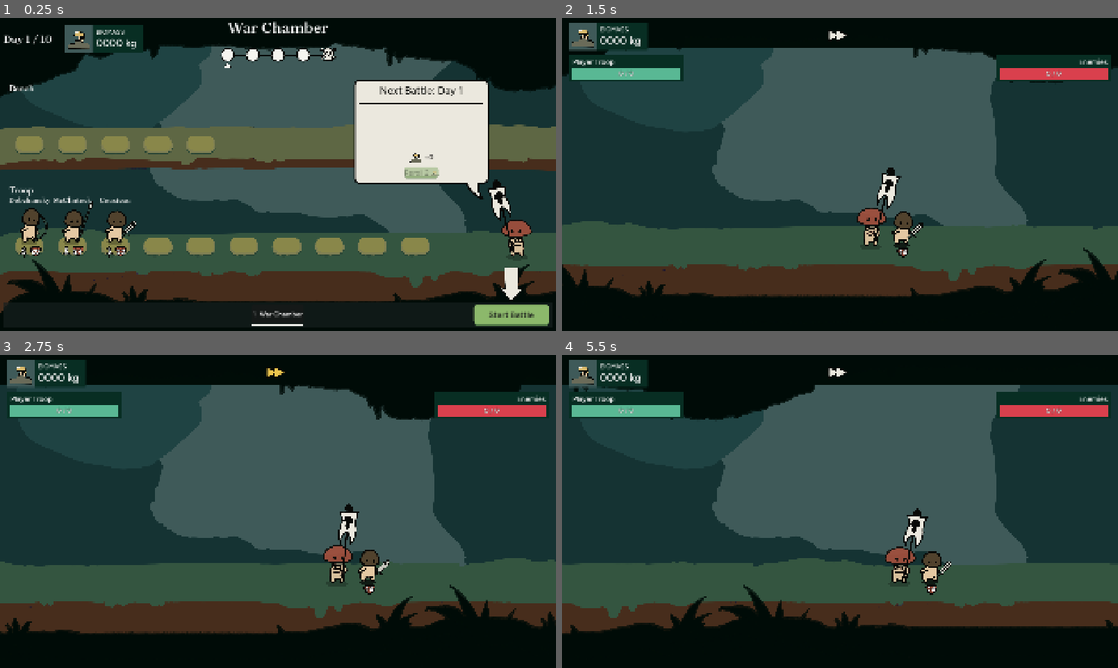
Above: before the commit, frames 1-4 (two rows, left to right).
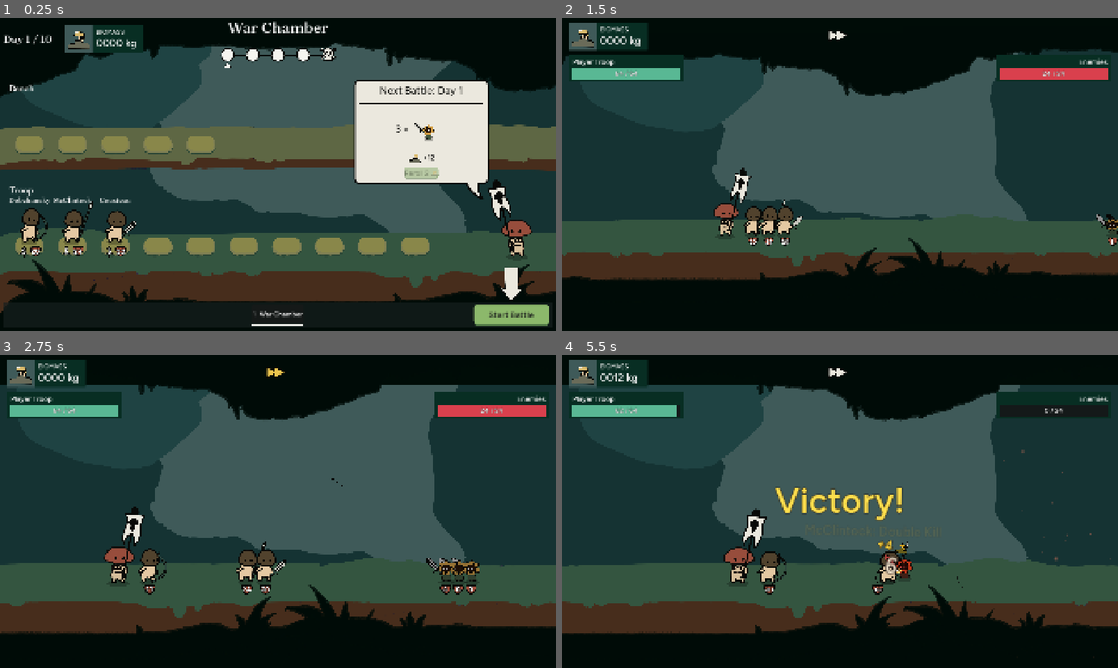
Above: after the commit, the same moments.

Repository: stonecauldron/mycelium-prototype
Game: Godot game, scene res://assets/base/base.tscn
Two runs of this game, one before a commit and one after it. Both use one fixed random seed, a clock stepped at 60 frames per second and the inputs below.
Inputs (mouse positions are in pixels of both pictures, inside the frame that each line leads up to):
- Up to frame 1 (0.25 s): no input
- Up to frame 2 (1.5 s): click "Start Battle" at 0.5 s; click (840, 36) at 1.25 s
- Up to frame 3 (2.75 s): click (278, 373) at 2 s
- Up to frame 4 (5.5 s): click (840, 373) at 2.75 s; tap Enter at 3.5 s; move the mouse to (962, 495) at 3.52 s; tap P at 3.6 s; click (962, 495) at 3.67 s; drag from (728, 527) to (901, 564) at 4.27 s; move the mouse to (895, 442) at 5.02 s; tap 2 at 5.1 s; click (895, 442) at 5.17 s

The runs differ from the first frame. In frame 1, 0.2% of the frame differs, in the area x 64-88%, y 33-54%; in frame 2, 19%, in the area x 0-100%, y 9-90%; in frame 3, 12%; in frame 4, 14%.
Error before the commit: Out of bounds get index '0' (on base: 'Array') (res://assets/base/troop_selection/enemy_composer.gd:167)

Commit message:
Update enemy asset paths after per-folder move.
Co-authored-by: Cursor <cursoragent@cursor.com>

Diff:
--- a/assets/base/troop_selection/enemy_composer.gd
+++ b/assets/base/troop_selection/enemy_composer.gd
@@ -9,16 +9,16 @@
 const _MIDPOINT_SAMPLE_COUNT := 8
 
 const _ENEMY_UNIT_PATHS: Array[String] = [
-	"res://assets/units/enemies/grunt_unit.tres",
-	"res://assets/units/enemies/piker_unit.tres",
-	"res://assets/units/enemies/archer_unit.tres",
-	"res://assets/units/enemies/bulwark_unit.tres",
-	"res://assets/units/enemies/great_sword_unit.tres",
-	"res://assets/units/enemies/giant_hammer_unit.tres",
-	"res://assets/units/enemies/great_shield_unit.tres",
-	"res://assets/units/enemies/umbrella_unit.tres",
-	"res://assets/units/enemies/mortar_unit.tres",
-	"res://assets/units/enemies/knight_unit.tres",
+	"res://assets/units/enemies/grunt/grunt_unit.tres",
+	"res://assets/units/enemies/piker/piker_unit.tres",
+	"res://assets/units/enemies/archer/archer_unit.tres",
+	"res://assets/units/enemies/bulwark/bulwark_unit.tres",
+	"res://assets/units/enemies/great_sword/great_sword_unit.tres",
+	"res://assets/units/enemies/giant_hammer/giant_hammer_unit.tres",
+	"res://assets/units/enemies/great_shield/great_shield_unit.tres",
+	"res://assets/units/enemies/umbrella/umbrella_unit.tres",
+	"res://assets/units/enemies/mortar/mortar_unit.tres",
+	"res://assets/units/enemies/knight/knight_unit.tres",
 ]
 
 const _ARCHETYPE_SHARES := {
--- a/assets/combat/combat_sandbox/combat_sandbox.gd
+++ b/assets/combat/combat_sandbox/combat_sandbox.gd
@@ -21,16 +21,16 @@
 const _MORTAR_WEAPON := preload("res://assets/weapons/mortar/mortar.tres")
 const _GIANT_HORN_WEAPON := preload("res://assets/weapons/giant_horn/giant_horn.tres")
 
-const _GRUNT_ENEMY := preload("res://assets/units/enemies/grunt_unit.tres")
-const _PIKER_ENEMY := preload("res://assets/units/enemies/piker_unit.tres")
-const _ARCHER_ENEMY := preload("res://assets/units/enemies/archer_unit.tres")
-const _BULWARK_ENEMY := preload("res://assets/units/enemies/bulwark_unit.tres")
-const _CLEAVER_ENEMY := preload("res://assets/units/enemies/great_sword_unit.tres")
-const _CRUSHER_ENEMY := preload("res://assets/units/enemies/giant_hammer_unit.tres")
-const _BASTION_ENEMY := preload("res://assets/units/enemies/great_shield_unit.tres")
-const _CANOPY_ENEMY := preload("res://assets/units/enemies/umbrella_unit.tres")
-const _LOBBER_ENEMY := preload("res://assets/units/enemies/mortar_unit.tres")
-const _KNIGHT_ENEMY := preload("res://assets/units/enemies/knight_unit.tres")
+const _GRUNT_ENEMY := preload("res://assets/units/enemies/grunt/grunt_unit.tres")
+const _PIKER_ENEMY := preload("res://assets/units/enemies/piker/piker_unit.tres")
+const _ARCHER_ENEMY := preload("res://assets/units/enemies/archer/archer_unit.tres")
+const _BULWARK_ENEMY := preload("res://assets/units/enemies/bulwark/bulwark_unit.tres")
+const _CLEAVER_ENEMY := preload("res://assets/units/enemies/great_sword/great_sword_unit.tres")
+const _CRUSHER_ENEMY := preload("res://assets/units/enemies/giant_hammer/giant_hammer_unit.tres")
+const _BASTION_ENEMY := preload("res://assets/units/enemies/great_shield/great_shield_unit.tres")
+const _CANOPY_ENEMY := preload("res://assets/units/enemies/umbrella/umbrella_unit.tres")
+const _LOBBER_ENEMY := preload("res://assets/units/enemies/mortar/mortar_unit.tres")
+const _KNIGHT_ENEMY := preload("res://assets/units/enemies/knight/knight_unit.tres")
 
 const _WEAPON_OPTIONS: Array[Dictionary] = [
 	{"name": "Sword", "weapon": _SWORD_WEAPON},
--- a/assets/units/enemies/archer/archer_appearance.tscn
+++ b/assets/units/enemies/archer/archer_appearance.tscn
@@ -1,7 +1,7 @@
 [gd_scene format=3 uid="uid://c21yc8557m1ec"]
 
 [ext_resource type="Script" uid="uid://nqw7ixv3u2we" path="res://assets/units/unit_appearance.gd" id="1_root"]
-[ext_resource type="Texture2D" uid="uid://c0gskmmen7dp7" path="res://assets/units/enemies/archer.png" id="2_tex"]
+[ext_resource type="Texture2D" uid="uid://c0gskmmen7dp7" path="res://assets/units/enemies/archer/archer.png" id="2_tex"]
 [ext_resource type="Script" uid="uid://dk024gkwu740b" path="res://assets/components/hurtbox_component.gd" id="3_hurtbox"]
 
 [sub_resource type="Animation" id="Animation_idle"]
--- a/assets/units/enemies/archer/archer_unit.tres
+++ b/assets/units/enemies/archer/archer_unit.tres
@@ -2,8 +2,8 @@
 
 [ext_resource type="Script" uid="uid://cou2fgplywkx5" path="res://assets/units/enemies/enemy_unit_data.gd" id="1_data"]
 [ext_resource type="Script" uid="uid://bnh01kb4dohye" path="res://assets/units/combat_profile.gd" id="2_combat"]
-[ext_resource type="Texture2D" uid="uid://c0gskmmen7dp7" path="res://assets/units/enemies/archer.png" id="3_icon"]
-[ext_resource type="PackedScene" uid="uid://c21yc8557m1ec" path="res://assets/units/enemies/archer_appearance.tscn" id="4_appear"]
+[ext_resource type="Texture2D" uid="uid://c0gskmmen7dp7" path="res://assets/units/enemies/archer/archer.png" id="3_icon"]
+[ext_resource type="PackedScene" uid="uid://c21yc8557m1ec" path="res://assets/units/enemies/archer/archer_appearance.tscn" id="4_appear"]
 [ext_resource type="PackedScene" uid="uid://c2tvvq5exk441" path="res://assets/weapons/bow/arrow_projectile.tscn" id="5_proj"]
 [ext_resource type="Resource" uid="uid://ru18fywxnj1u" path="res://assets/weapons/bow/bow.tres" id="6_held"]
 
--- a/assets/units/enemies/bulwark/bulwark_appearance.tscn
+++ b/assets/units/enemies/bulwark/bulwark_appearance.tscn
@@ -1,7 +1,7 @@
 [gd_scene format=3 uid="uid://c21yc8557m1ed"]
 
 [ext_resource type="Script" uid="uid://nqw7ixv3u2we" path="res://assets/units/unit_appearance.gd" id="1_root"]
-[ext_resource type="Texture2D" uid="uid://blpaigob18d4k" path="res://assets/units/enemies/bulwark.png" id="2_tex"]
+[ext_resource type="Texture2D" uid="uid://blpaigob18d4k" path="res://assets/units/enemies/bulwark/bulwark.png" id="2_tex"]
 [ext_resource type="Script" uid="uid://dk024gkwu740b" path="res://assets/components/hurtbox_component.gd" id="3_hurtbox"]
 
 [sub_resource type="Animation" id="Animation_idle"]
--- a/assets/units/enemies/bulwark/bulwark_unit.tres
+++ b/assets/units/enemies/bulwark/bulwark_unit.tres
@@ -2,8 +2,8 @@
 
 [ext_resource type="Script" uid="uid://cou2fgplywkx5" path="res://assets/units/enemies/enemy_unit_data.gd" id="1_data"]
 [ext_resource type="Script" uid="uid://bnh01kb4dohye" path="res://assets/units/combat_profile.gd" id="2_combat"]
-[ext_resource type="Texture2D" uid="uid://blpaigob18d4k" path="res://assets/units/enemies/bulwark.png" id="3_icon"]
-[ext_resource type="PackedScene" uid="uid://c21yc8557m1ed" path="res://assets/units/enemies/bulwark_appearance.tscn" id="4_appear"]
+[ext_resource type="Texture2D" uid="uid://blpaigob18d4k" path="res://assets/units/enemies/bulwark/bulwark.png" id="3_icon"]
+[ext_resource type="PackedScene" uid="uid://c21yc8557m1ed" path="res://assets/units/enemies/bulwark/bulwark_appearance.tscn" id="4_appear"]
 [ext_resource type="Resource" uid="uid://bh44l0hnhuw61" path="res://assets/weapons/shield/shield.tres" id="5_held"]
 
 [sub_resource type="Resource" id="Combat_bulwark"]
--- a/assets/units/enemies/giant_hammer/giant_hammer_appearance.tscn
+++ b/assets/units/enemies/giant_hammer/giant_hammer_appearance.tscn
@@ -1,7 +1,7 @@
 [gd_scene format=3 uid="uid://c21yenmygh002"]
 
 [ext_resource type="Script" uid="uid://nqw7ixv3u2we" path="res://assets/units/unit_appearance.gd" id="1_root"]
-[ext_resource type="Texture2D" uid="uid://bu6dy2c5vih0r" path="res://assets/units/enemies/giant_hammer.png" id="2_tex"]
+[ext_resource type="Texture2D" uid="uid://bu6dy2c5vih0r" path="res://assets/units/enemies/giant_hammer/giant_hammer.png" id="2_tex"]
 [ext_resource type="Script" uid="uid://dk024gkwu740b" path="res://assets/components/hurtbox_component.gd" id="3_hurtbox"]
 
 [sub_resource type="Animation" id="Animation_idle"]
--- a/assets/units/enemies/giant_hammer/giant_hammer_unit.tres
+++ b/assets/units/enemies/giant_hammer/giant_hammer_unit.tres
@@ -2,8 +2,8 @@
 
 [ext_resource type="Script" uid="uid://cou2fgplywkx5" path="res://assets/units/enemies/enemy_unit_data.gd" id="1_data"]
 [ext_resource type="Script" uid="uid://bnh01kb4dohye" path="res://assets/units/combat_profile.gd" id="2_combat"]
-[ext_resource type="Texture2D" uid="uid://bu6dy2c5vih0r" path="res://assets/units/enemies/giant_hammer.png" id="3_icon"]
-[ext_resource type="PackedScene" uid="uid://c21yenmygh002" path="res://assets/units/enemies/giant_hammer_appearance.tscn" id="4_appear"]
+[ext_resource type="Texture2D" uid="uid://bu6dy2c5vih0r" path="res://assets/units/enemies/giant_hammer/giant_hammer.png" id="3_icon"]
+[ext_resource type="PackedScene" uid="uid://c21yenmygh002" path="res://assets/units/enemies/giant_hammer/giant_hammer_appearance.tscn" id="4_appear"]
 [ext_resource type="Resource" uid="uid://cfbv1ohe8fsv5" path="res://assets/weapons/great_hammer/great_hammer.tres" id="5_held"]
 
 [sub_resource type="Resource" id="Combat_giant_hammer"]
--- a/assets/units/enemies/great_shield/great_shield_appearance.tscn
+++ b/assets/units/enemies/great_shield/great_shield_appearance.tscn
@@ -1,7 +1,7 @@
 [gd_scene format=3 uid="uid://c21yenmygsh03"]
 
 [ext_resource type="Script" uid="uid://nqw7ixv3u2we" path="res://assets/units/unit_appearance.gd" id="1_root"]
-[ext_resource type="Texture2D" uid="uid://chvbpw6d14s85" path="res://assets/units/enemies/great_shield.png" id="2_tex"]
+[ext_resource type="Texture2D" uid="uid://chvbpw6d14s85" path="res://assets/units/enemies/great_shield/great_shield.png" id="2_tex"]
 [ext_resource type="Script" uid="uid://dk024gkwu740b" path="res://assets/components/hurtbox_component.gd" id="3_hurtbox"]
 
 [sub_resource type="Animation" id="Animation_idle"]
--- a/assets/units/enemies/great_shield/great_shield_unit.tres
+++ b/assets/units/enemies/great_shield/great_shield_unit.tres
@@ -2,8 +2,8 @@
 
 [ext_resource type="Script" uid="uid://cou2fgplywkx5" path="res://assets/units/enemies/enemy_unit_data.gd" id="1_data"]
 [ext_resource type="Script" uid="uid://bnh01kb4dohye" path="res://assets/units/combat_profile.gd" id="2_combat"]
-[ext_resource type="Texture2D" uid="uid://chvbpw6d14s85" path="res://assets/units/enemies/great_shield.png" id="3_icon"]
-[ext_resource type="PackedScene" uid="uid://c21yenmygsh03" path="res://assets/units/enemies/great_shield_appearance.tscn" id="4_appear"]
+[ext_resource type="Texture2D" uid="uid://chvbpw6d14s85" path="res://assets/units/enemies/great_shield/great_shield.png" id="3_icon"]
+[ext_resource type="PackedScene" uid="uid://c21yenmygsh03" path="res://assets/units/enemies/great_shield/great_shield_appearance.tscn" id="4_appear"]
 [ext_resource type="Resource" uid="uid://dmug6lh8xurnq" path="res://assets/weapons/great_shield/great_shield.tres" id="5_held"]
 
 [sub_resource type="Resource" id="Combat_great_shield"]
--- a/assets/units/enemies/great_sword/great_sword_appearance.tscn
+++ b/assets/units/enemies/great_sword/great_sword_appearance.tscn
@@ -1,7 +1,7 @@
 [gd_scene format=3 uid="uid://c21yenmygs001"]
 
 [ext_resource type="Script" uid="uid://nqw7ixv3u2we" path="res://assets/units/unit_appearance.gd" id="1_root"]
-[ext_resource type="Texture2D" uid="uid://bt1lgtsug1dyo" path="res://assets/units/enemies/great_sword.png" id="2_tex"]
+[ext_resource type="Texture2D" uid="uid://bt1lgtsug1dyo" path="res://assets/units/enemies/great_sword/great_sword.png" id="2_tex"]
 [ext_resource type="Script" uid="uid://dk024gkwu740b" path="res://assets/components/hurtbox_component.gd" id="3_hurtbox"]
 
 [sub_resource type="Animation" id="Animation_idle"]
--- a/assets/units/enemies/great_sword/great_sword_unit.tres
+++ b/assets/units/enemies/great_sword/great_sword_unit.tres
@@ -2,8 +2,8 @@
 
 [ext_resource type="Script" uid="uid://cou2fgplywkx5" path="res://assets/units/enemies/enemy_unit_data.gd" id="1_data"]
 [ext_resource type="Script" uid="uid://bnh01kb4dohye" path="res://assets/units/combat_profile.gd" id="2_combat"]
-[ext_resource type="Texture2D" uid="uid://bt1lgtsug1dyo" path="res://assets/units/enemies/great_sword.png" id="3_icon"]
-[ext_resource type="PackedScene" uid="uid://c21yenmygs001" path="res://assets/units/enemies/great_sword_appearance.tscn" id="4_appear"]
+[ext_resource type="Texture2D" uid="uid://bt1lgtsug1dyo" path="res://assets/units/enemies/great_sword/great_sword.png" id="3_icon"]
+[ext_resource type="PackedScene" uid="uid://c21yenmygs001" path="res://assets/units/enemies/great_sword/great_sword_appearance.tscn" id="4_appear"]
 [ext_resource type="Resource" uid="uid://c4k3b8ta1842i" path="res://assets/weapons/great_sword/great_sword.tres" id="5_held"]
 
 [sub_resource type="Resource" id="Combat_great_sword"]
--- a/assets/units/enemies/grunt/grunt_appearance.tscn
+++ b/assets/units/enemies/grunt/grunt_appearance.tscn
@@ -1,7 +1,7 @@
 [gd_scene format=3 uid="uid://c21yc8557m1ea"]
 
 [ext_resource type="Script" uid="uid://nqw7ixv3u2we" path="res://assets/units/unit_appearance.gd" id="1_root"]
-[ext_resource type="Texture2D" uid="uid://dgaokaw1gdrlu" path="res://assets/units/enemies/grunt.png" id="2_tex"]
+[ext_resource type="Texture2D" uid="uid://dgaokaw1gdrlu" path="res://assets/units/enemies/grunt/grunt.png" id="2_tex"]
 [ext_resource type="Script" uid="uid://dk024gkwu740b" path="res://assets/components/hurtbox_component.gd" id="3_hurtbox"]
 
 [sub_resource type="Animation" id="Animation_idle"]
--- a/assets/units/enemies/grunt/grunt_unit.tres
+++ b/assets/units/enemies/grunt/grunt_unit.tres
@@ -2,8 +2,8 @@
 
 [ext_resource type="Script" uid="uid://cou2fgplywkx5" path="res://assets/units/enemies/enemy_unit_data.gd" id="1_data"]
 [ext_resource type="Script" uid="uid://bnh01kb4dohye" path="res://assets/units/combat_profile.gd" id="2_combat"]
-[ext_resource type="Texture2D" uid="uid://dgaokaw1gdrlu" path="res://assets/units/enemies/grunt.png" id="3_icon"]
-[ext_resource type="PackedScene" uid="uid://c21yc8557m1ea" path="res://assets/units/enemies/grunt_appearance.tscn" id="4_appear"]
+[ext_resource type="Texture2D" uid="uid://dgaokaw1gdrlu" path="res://assets/units/enemies/grunt/grunt.png" id="3_icon"]
+[ext_resource type="PackedScene" uid="uid://c21yc8557m1ea" path="res://assets/units/enemies/grunt/grunt_appearance.tscn" id="4_appear"]
 [ext_resource type="Resource" uid="uid://bw1v2csvvxpw7" path="res://assets/weapons/sword/sword.tres" id="5_held"]
 
 [sub_resource type="Resource" id="Combat_grunt"]
--- a/assets/units/enemies/knight/knight_appearance.tscn
+++ b/assets/units/enemies/knight/knight_appearance.tscn
@@ -1,7 +1,7 @@
 [gd_scene format=3 uid="uid://c21yenmyknt06"]
 
 [ext_resource type="Script" uid="uid://nqw7ixv3u2we" path="res://assets/units/unit_appearance.gd" id="1_root"]
-[ext_resource type="Texture2D" uid="uid://cyjku4vb3lddx" path="res://assets/units/enemies/knight.png" id="2_tex"]
+[ext_resource type="Texture2D" uid="uid://cyjku4vb3lddx" path="res://assets/units/enemies/knight/knight.png" id="2_tex"]
 [ext_resource type="Script" uid="uid://dk024gkwu740b" path="res://assets/components/hurtbox_component.gd" id="3_hurtbox"]
 
 [sub_resource type="Animation" id="Animation_idle"]
--- a/assets/units/enemies/knight/knight_unit.tres
+++ b/assets/units/enemies/knight/knight_unit.tres
@@ -2,8 +2,8 @@
 
 [ext_resource type="Script" uid="uid://cou2fgplywkx5" path="res://assets/units/enemies/enemy_unit_data.gd" id="1_data"]
 [ext_resource type="Script" uid="uid://bnh01kb4dohye" path="res://assets/units/combat_profile.gd" id="2_combat"]
-[ext_resource type="Texture2D" uid="uid://cyjku4vb3lddx" path="res://assets/units/enemies/knight.png" id="3_icon"]
-[ext_resource type="PackedScene" uid="uid://c21yenmyknt06" path="res://assets/units/enemies/knight_appearance.tscn" id="4_appear"]
+[ext_resource type="Texture2D" uid="uid://cyjku4vb3lddx" path="res://assets/units/enemies/knight/knight.png" id="3_icon"]
+[ext_resource type="PackedScene" uid="uid://c21yenmyknt06" path="res://assets/units/enemies/knight/knight_appearance.tscn" id="4_appear"]
 [ext_resource type="Resource" uid="uid://b6lfetptgsyl7" path="res://assets/weapons/lance/lance.tres" id="5_held"]
 
 [sub_resource type="Resource" id="Combat_knight"]
--- a/assets/units/enemies/mortar/mortar_appearance.tscn
+++ b/assets/units/enemies/mortar/mortar_appearance.tscn
@@ -1,7 +1,7 @@
 [gd_scene format=3 uid="uid://c21yenmymrt05"]
 
 [ext_resource type="Script" uid="uid://nqw7ixv3u2we" path="res://assets/units/unit_appearance.gd" id="1_root"]
-[ext_resource type="Texture2D" uid="uid://cyqn0s0bxub21" path="res://assets/units/enemies/mortar.png" id="2_tex"]
+[ext_resource type="Texture2D" uid="uid://cyqn0s0bxub21" path="res://assets/units/enemies/mortar/mortar.png" id="2_tex"]
 [ext_resource type="Script" uid="uid://dk024gkwu740b" path="res://assets/components/hurtbox_component.gd" id="3_hurtbox"]
 
 [sub_resource type="Animation" id="Animation_idle"]
--- a/assets/units/enemies/mortar/mortar_unit.tres
+++ b/assets/units/enemies/mortar/mortar_unit.tres
@@ -2,8 +2,8 @@
 
 [ext_resource type="Script" uid="uid://cou2fgplywkx5" path="res://assets/units/enemies/enemy_unit_data.gd" id="1_data"]
 [ext_resource type="Script" uid="uid://bnh01kb4dohye" path="res://assets/units/combat_profile.gd" id="2_combat"]
-[ext_resource type="Texture2D" uid="uid://cyqn0s0bxub21" path="res://assets/units/enemies/mortar.png" id="3_icon"]
-[ext_resource type="PackedScene" uid="uid://c21yenmymrt05" path="res://assets/units/enemies/mortar_appearance.tscn" id="4_appear"]
+[ext_resource type="Texture2D" uid="uid://cyqn0s0bxub21" path="res://assets/units/enemies/mortar/mortar.png" id="3_icon"]
+[ext_resource type="PackedScene" uid="uid://c21yenmymrt05" path="res://assets/units/enemies/mortar/mortar_appearance.tscn" id="4_appear"]
 [ext_resource type="PackedScene" uid="uid://demfhncqeiiuq" path="res://assets/weapons/mortar/mortar_projectile.tscn" id="5_proj"]
 [ext_resource type="Resource" uid="uid://banrgncs1hs7u" path="res://assets/weapons/mortar/mortar.tres" id="6_held"]
 
--- a/assets/units/enemies/piker/piker_appearance.tscn
+++ b/assets/units/enemies/piker/piker_appearance.tscn
@@ -1,7 +1,7 @@
 [gd_scene format=3 uid="uid://c21yc8557m1eb"]
 
 [ext_resource type="Script" uid="uid://nqw7ixv3u2we" path="res://assets/units/unit_appearance.gd" id="1_root"]
-[ext_resource type="Texture2D" uid="uid://dcuae0m6v1gae" path="res://assets/units/enemies/piker.png" id="2_tex"]
+[ext_resource type="Texture2D" uid="uid://dcuae0m6v1gae" path="res://assets/units/enemies/piker/piker.png" id="2_tex"]
 [ext_resource type="Script" uid="uid://dk024gkwu740b" path="res://assets/components/hurtbox_component.gd" id="3_hurtbox"]
 
 [sub_resource type="Animation" id="Animation_idle"]
--- a/assets/units/enemies/piker/piker_unit.tres
+++ b/assets/units/enemies/piker/piker_unit.tres
@@ -2,8 +2,8 @@
 
 [ext_resource type="Script" uid="uid://cou2fgplywkx5" path="res://assets/units/enemies/enemy_unit_data.gd" id="1_data"]
 [ext_resource type="Script" uid="uid://bnh01kb4dohye" path="res://assets/units/combat_profile.gd" id="2_combat"]
-[ext_resource type="Texture2D" uid="uid://dcuae0m6v1gae" path="res://assets/units/enemies/piker.png" id="3_icon"]
-[ext_resource type="PackedScene" uid="uid://c21yc8557m1eb" path="res://assets/units/enemies/piker_appearance.tscn" id="4_appear"]
+[ext_resource type="Texture2D" uid="uid://dcuae0m6v1gae" path="res://assets/units/enemies/piker/piker.png" id="3_icon"]
+[ext_resource type="PackedScene" uid="uid://c21yc8557m1eb" path="res://assets/units/enemies/piker/piker_appearance.tscn" id="4_appear"]
 [ext_resource type="PackedScene" uid="uid://cspearproj001" path="res://assets/weapons/spear/spear_projectile.tscn" id="5_proj"]
 [ext_resource type="Resource" uid="uid://bm7kydjlcgjoi" path="res://assets/weapons/spear/spear.tres" id="6_held"]
 
--- a/assets/units/enemies/umbrella/umbrella_appearance.tscn
+++ b/assets/units/enemies/umbrella/umbrella_appearance.tscn
@@ -1,7 +1,7 @@
 [gd_scene format=3 uid="uid://c21yenmyumb04"]
 
 [ext_resource type="Script" uid="uid://nqw7ixv3u2we" path="res://assets/units/unit_appearance.gd" id="1_root"]
-[ext_resource type="Texture2D" uid="uid://bitiwjylbmqwm" path="res://assets/units/enemies/umbrella.png" id="2_tex"]
+[ext_resource type="Texture2D" uid="uid://bitiwjylbmqwm" path="res://assets/units/enemies/umbrella/umbrella.png" id="2_tex"]
 [ext_resource type="Script" uid="uid://dk024gkwu740b" path="res://assets/components/hurtbox_component.gd" id="3_hurtbox"]
 
 [sub_resource type="Animation" id="Animation_idle"]
--- a/assets/units/enemies/umbrella/umbrella_unit.tres
+++ b/assets/units/enemies/umbrella/umbrella_unit.tres
@@ -2,8 +2,8 @@
 
 [ext_resource type="Script" uid="uid://cou2fgplywkx5" path="res://assets/units/enemies/enemy_unit_data.gd" id="1_data"]
 [ext_resource type="Script" uid="uid://bnh01kb4dohye" path="res://assets/units/combat_profile.gd" id="2_combat"]
-[ext_resource type="Texture2D" uid="uid://bitiwjylbmqwm" path="res://assets/units/enemies/umbrella.png" id="3_icon"]
-[ext_resource type="PackedScene" uid="uid://c21yenmyumb04" path="res://assets/units/enemies/umbrella_appearance.tscn" id="4_appear"]
+[ext_resource type="Texture2D" uid="uid://bitiwjylbmqwm" path="res://assets/units/enemies/umbrella/umbrella.png" id="3_icon"]
+[ext_resource type="PackedScene" uid="uid://c21yenmyumb04" path="res://assets/units/enemies/umbrella/umbrella_appearance.tscn" id="4_appear"]
 [ext_resource type="Resource" uid="uid://cwqkxjjdxy0jg" path="res://assets/weapons/umbrella/umbrella.tres" id="5_held"]
 
 [sub_resource type="Resource" id="Combat_umbrella"]
Not shown, changed: assets/units/enemies/archer/archer.png.import
Not shown, changed: assets/units/enemies/bulwark/bulwark.png.import
Not shown, changed: assets/units/enemies/giant_hammer/giant_hammer.png.import
Not shown, changed: assets/units/enemies/great_shield/great_shield.png.import
Not shown, changed: assets/units/enemies/great_sword/great_sword.png.import
Not shown, changed: assets/units/enemies/grunt/grunt.png.import
Not shown, changed: assets/units/enemies/knight/knight.png.import
Not shown, changed: assets/units/enemies/mortar/mortar.png.import
Not shown, changed: assets/units/enemies/piker/piker.png.import
Not shown, changed: assets/units/enemies/umbrella/umbrella.png.import
